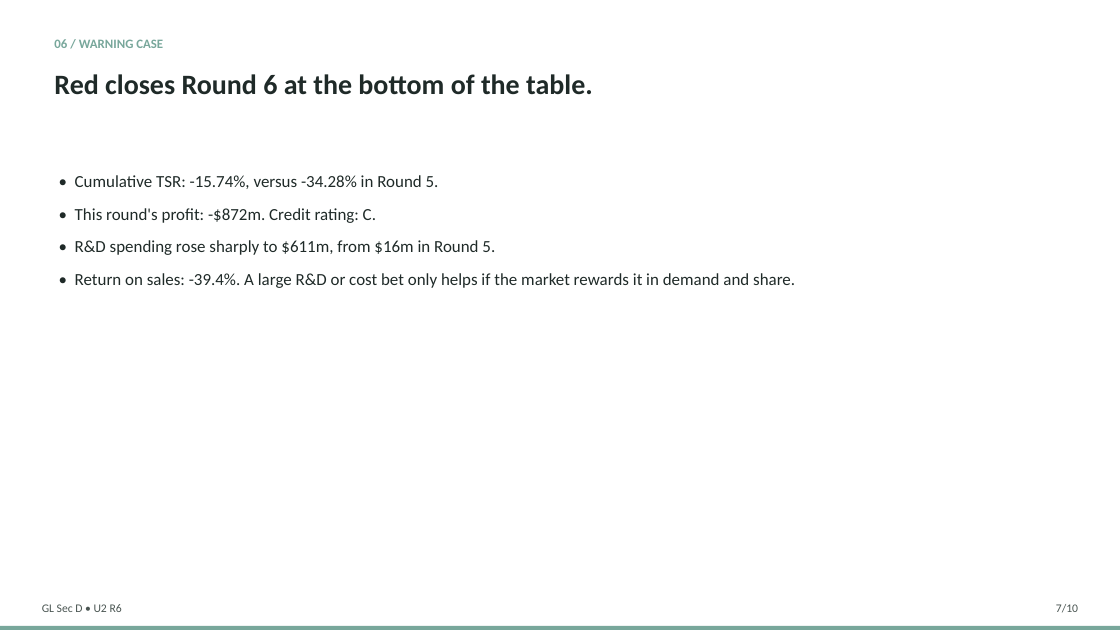
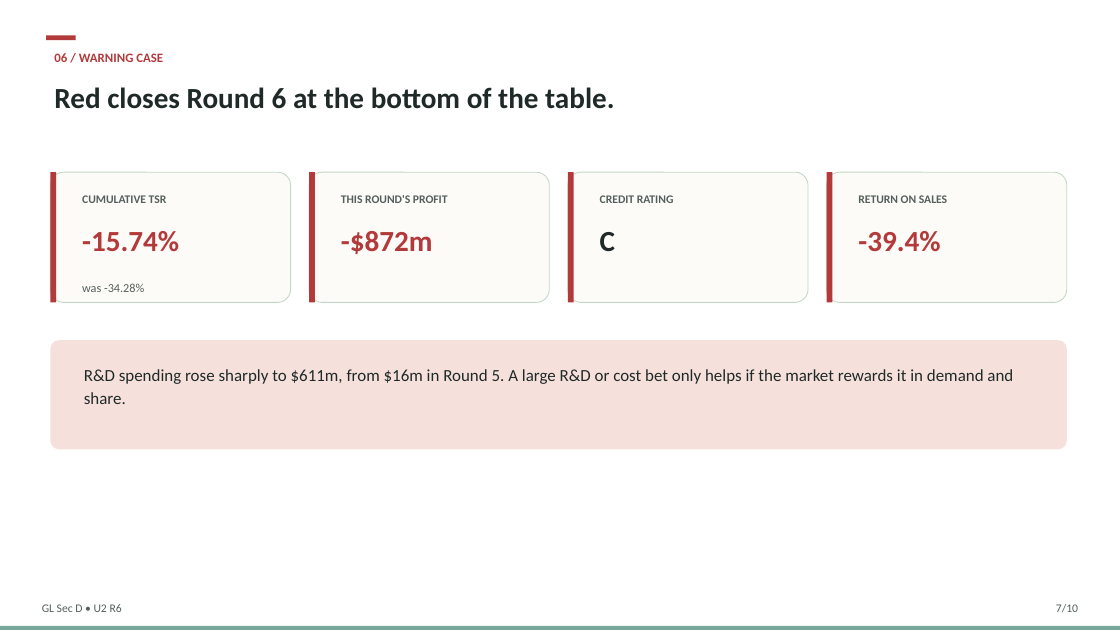
Before and after one commit to swapnilsahoo/swapnilsahoo-next, a slide deck: slide 7 of public/documents/business-simulation/round-6/section-d/section-d-round6-universe2-debrief.pptx. Drawn at 1120x630 pixels with LibreOffice and Linux fonts; fonts in the diff are those of the drawing. Boxes give left, top, right and bottom in pixels: in the first picture for what was removed or moved away, otherwise in the second. Text is boxed around its words. In the diff, an @@ line names an element or a change of style, - is before the commit and + after.

```diff
--- a/public/documents/business-simulation/round-6/section-d/section-d-round6-universe2-debrief.pptx
+++ b/public/documents/business-simulation/round-6/section-d/section-d-round6-universe2-debrief.pptx
@@ text "06 / WARNING CASE": place and size @@
-text "06 / WARNING CASE" at (54, 39, 163, 48)
+text "06 / WARNING CASE" at (54, 53, 163, 62)
@@ text "06 / WARNING CASE" at (54, 53, 163, 62): text colour #78A79B to #B33A3A @@
@@ rectangle added at (46, 35, 76, 40), fill #B33A3A @@
@@ text "Red closes Round 6 at ...": place and size @@
-text "Red closes Round 6 at ..." at (54, 74, 593, 95)
+text "Red closes Round 6 at ..." at (54, 87, 614, 109)
@@ text "Red closes Round 6 at ..." at (54, 87, 614, 109): size 24 to 25 pt @@
@@ rounded rectangle added at (50, 172, 291, 302), fill #FCFBF8, outline #C3D8C5 0.75 pt @@
@@ rectangle added at (50, 172, 56, 302), fill #B33A3A @@
@@ rounded rectangle added at (309, 172, 549, 302), fill #FCFBF8, outline #C3D8C5 0.75 pt @@
@@ rectangle added at (309, 172, 315, 302), fill #B33A3A @@
@@ rounded rectangle added at (568, 172, 808, 302), fill #FCFBF8, outline #C3D8C5 0.75 pt @@
@@ rectangle added at (568, 172, 574, 302), fill #B33A3A @@
@@ rounded rectangle added at (827, 172, 1067, 302), fill #FCFBF8, outline #C3D8C5 0.75 pt @@
@@ rectangle added at (827, 172, 833, 302), fill #B33A3A @@
@@ text added at (82, 195, 167, 203), 10 pt, text #55605D, bold @@
+CUMULATIVE TSR
@@ text added at (341, 195, 448, 203), 10 pt, text #55605D, bold @@
+THIS ROUND'S PROFIT
@@ text added at (600, 195, 674, 203), 10 pt, text #55605D, bold @@
+CREDIT RATING
@@ text added at (858, 195, 947, 203), 10 pt, text #55605D, bold @@
+RETURN ON SALES
@@ text added at (82, 231, 179, 251), 25 pt, text #B33A3A, bold @@
+-15.74%
@@ text added at (341, 231, 433, 254), 25 pt, text #B33A3A, bold @@
+-$872m
@@ text added at (600, 232, 615, 251), 25 pt, text #1F2A28, bold @@
+C
@@ text added at (858, 231, 940, 252), 25 pt, text #B33A3A, bold @@
+-39.4%
@@ text added at (82, 283, 144, 292), 10.5 pt, text #55605D @@
+was -34.28%
@@ rounded rectangle added at (50, 340, 1067, 450), fill #F6E0DC @@
@@ text at (84, 369, 1013, 404): text changed @@
-• Cumulative TSR: -15.74%, versus -34.28% in Round 5.
-• This round's profit: -$872m. Credit rating: C.
-• R&D spending rose sharply to $611m, from $16m in Round 5.
-• Return on sales: -39.4%. A large R&D or cost bet only helps if the market rewards it in demand and share.
+R&D spending rose sharply to $611m, from $16m in Round 5. A large R&D or cost bet only helps if the market rewards it in demand and share.
```
Also in this commit, not shown: 9 other slides changed, 5 other files.
